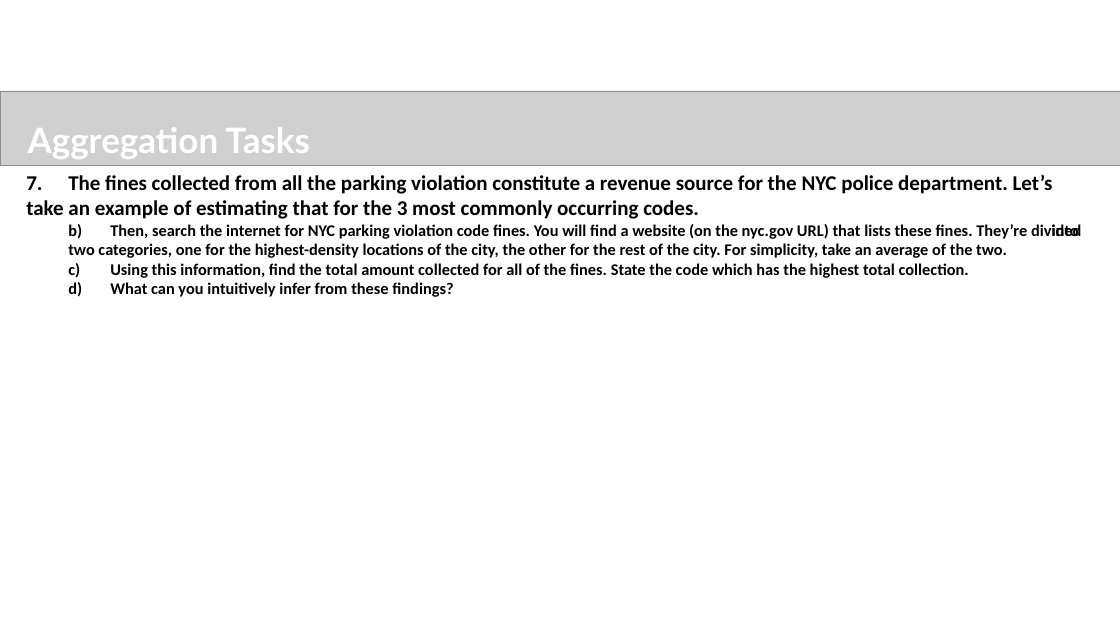
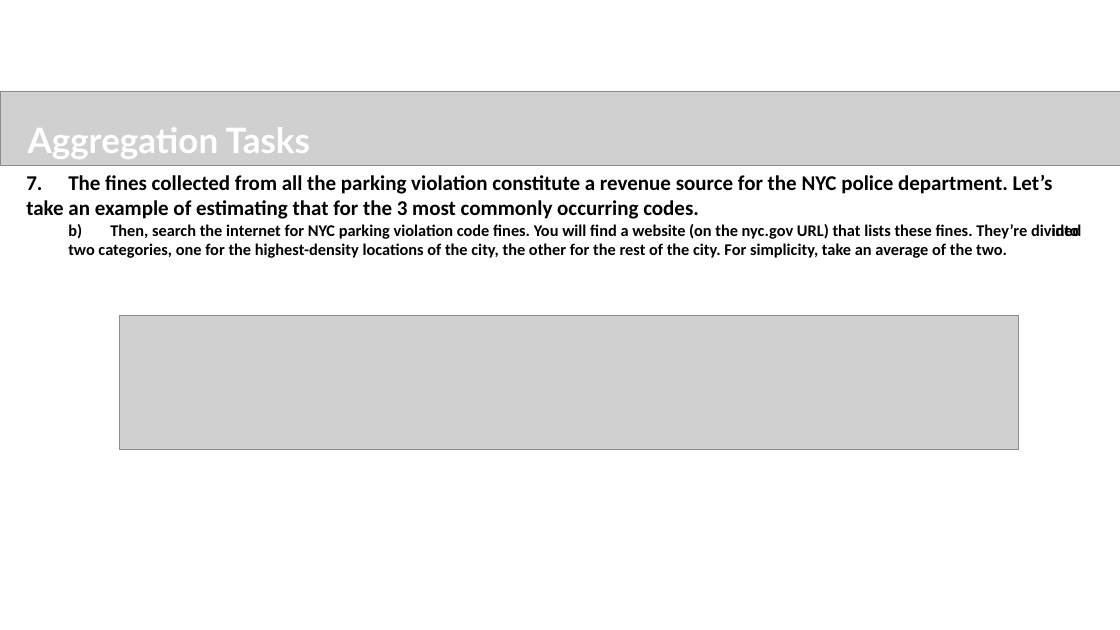
Before and after one commit to sureshballa/data-science-projects, a slide deck: slide 20 of NYC Parking Tickets EDA/FayizMayamVeettil_DDA1730041_main.pptx. Drawn at 1120x630 pixels with LibreOffice and Linux fonts; fonts in the diff are those of the drawing; grey boxes stand for pictures; background and template pictures are left out. Boxes give left, top, right and bottom in pixels: in the first picture for what was removed or moved away, otherwise in the second. Text is boxed around its words. In the diff, an @@ line names an element or a change of style, - is before the commit and + after.

```diff
--- a/NYC Parking Tickets EDA/FayizMayamVeettil_DDA1730041_main.pptx
+++ b/NYC Parking Tickets EDA/FayizMayamVeettil_DDA1730041_main.pptx
@@ text at [68,263,969,297]: paragraphs removed @@
-  c) Using this information, find the total amount collected for all of the fines. State the code which has the highest total collection.
-  d) What can you intuitively infer from these findings?
@@ picture added at [119,315,1019,450] @@
```
Also in this commit, not shown: 6 other slides changed, 2 slides added, 2 other files.
